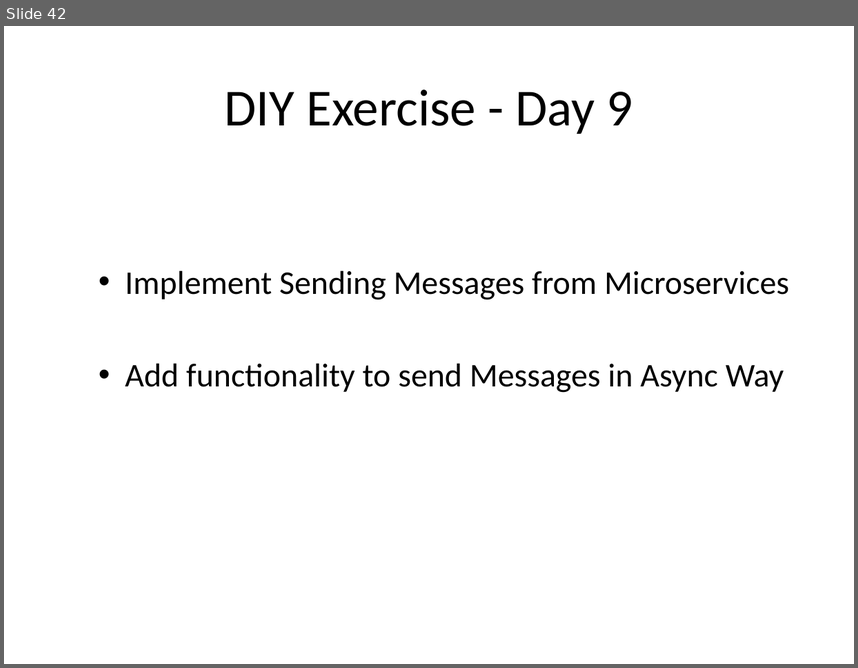
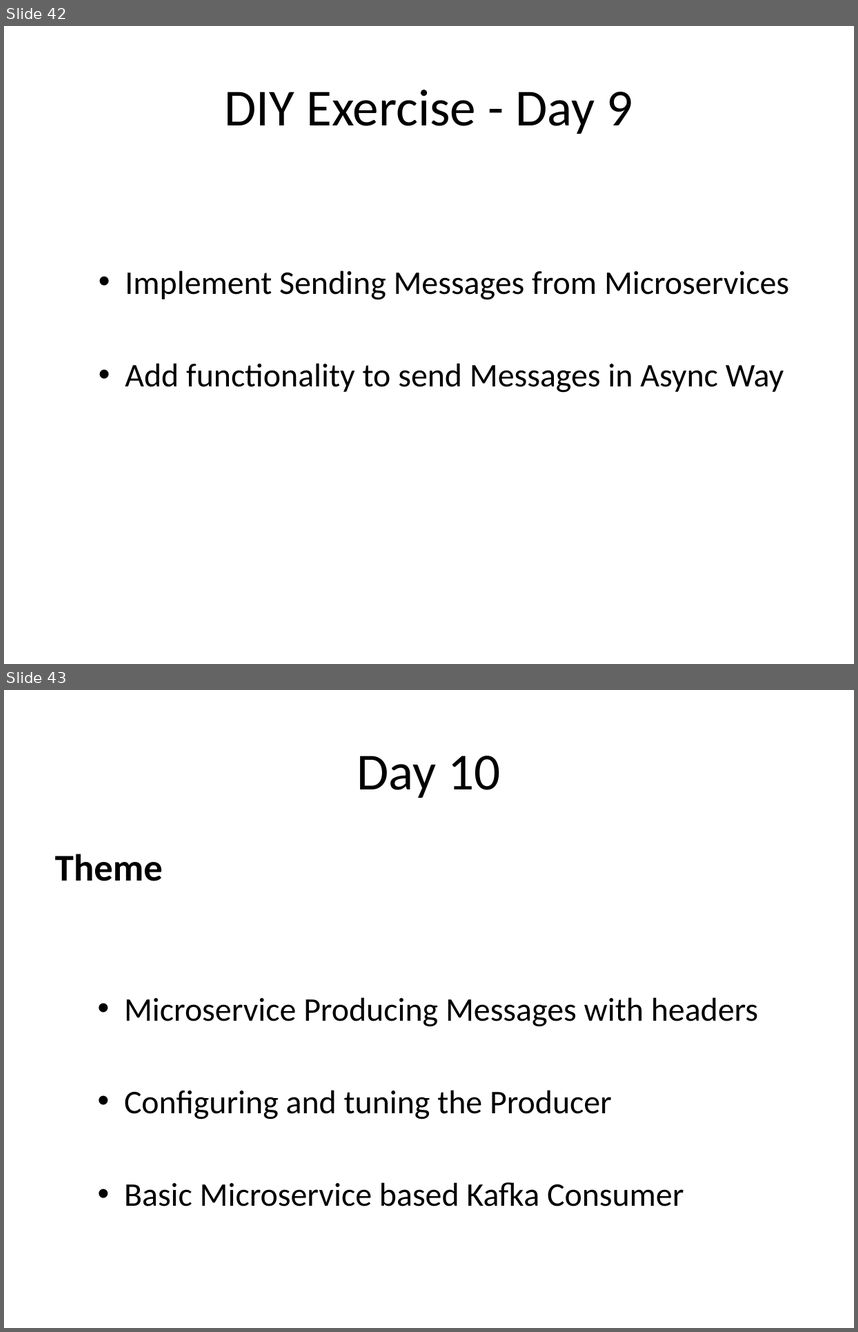
Before and after one commit to sreedharsingaraju/KafkaTutorials, a slide deck: PPT/Kafka-Teaching-Flow.pptx. Shown one above the other, each under a label of ours: slide 42 before the commit, slides 42 and 43 after it. The pictures are 858x668 and 858x1332 pixels, drawn with LibreOffice and Linux fonts; fonts in the diff are those of the drawing. Boxes give left, top, right and bottom in pixels: in the first picture for what was removed or moved away, otherwise in the second. Text is boxed around its words. In the diff, an @@ line names an element or a change of style, - is before the commit and + after.

Commit message:
Update Kafka-Teaching-Flow.pptx
updated slides for day 10

```diff
--- a/PPT/Kafka-Teaching-Flow.pptx
+++ b/PPT/Kafka-Teaching-Flow.pptx
@@ slide 43 added at bbox=[4, 690, 854, 1328], background #FFFFFF @@
@@ title added at bbox=[357, 756, 501, 798], 44 pt, text #000000 @@
+Day 10
@@ text added at bbox=[55, 854, 758, 1206], 28 pt, text #000000 @@
+Theme
+  • Microservice Producing Messages with headers
+  • Configuring and tuning the Producer
+  • Basic Microservice based Kafka Consumer
```
Also in this commit, not shown: 3 other slides added.
